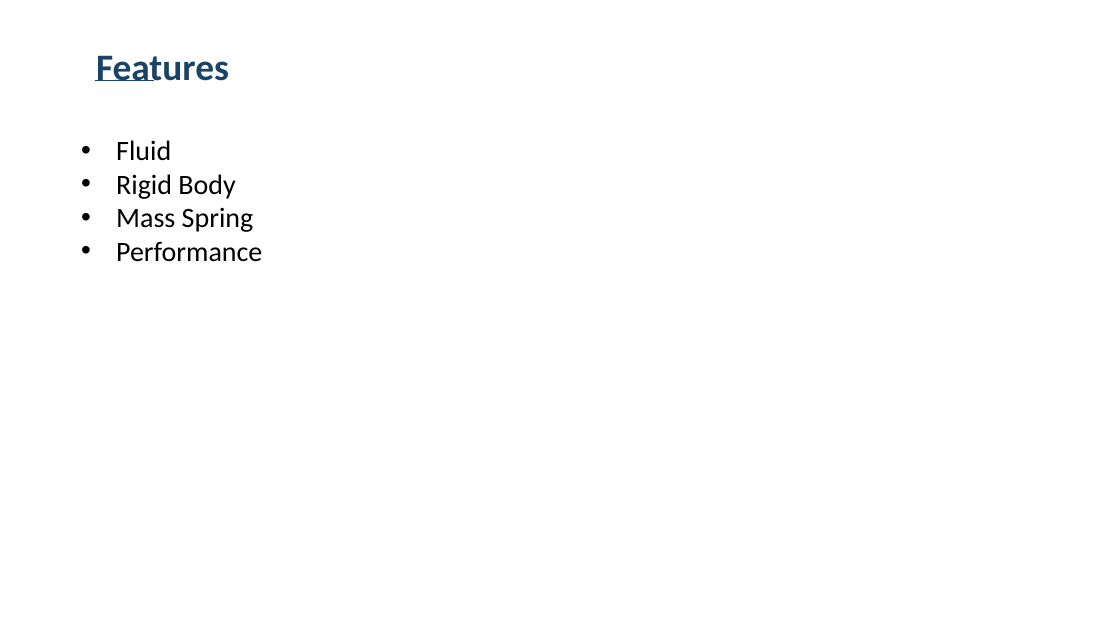
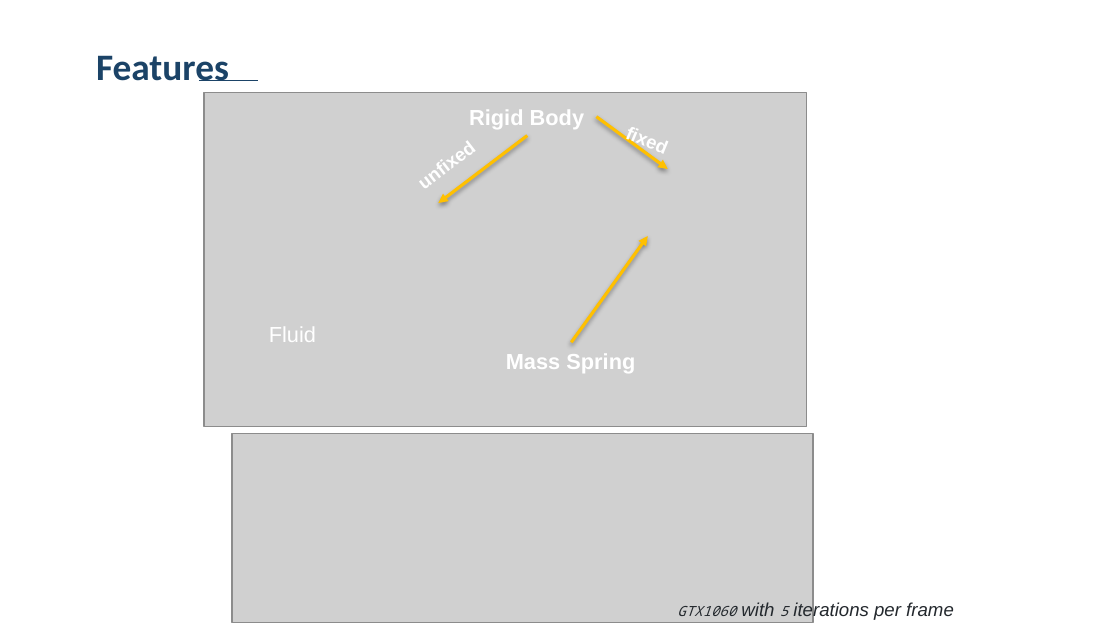
Before and after one commit to YakaAhSon/PositionBasedFluidSimulation, a slide deck: slide 5 of PositionBasedFluidSimulation.pptx. Drawn at 1120x630 pixels with LibreOffice and Linux fonts; fonts in the diff are those of the drawing; grey boxes stand for pictures; background and template pictures are left out. Boxes give left, top, right and bottom in pixels: in the first picture for what was removed or moved away, otherwise in the second. Text is boxed around its words. In the diff, an @@ line names an element or a change of style, - is before the commit and + after.

```diff
--- a/PositionBasedFluidSimulation.pptx
+++ b/PositionBasedFluidSimulation.pptx
@@ line moved from (95, 81) - (153, 81) to (199, 81) - (258, 81) @@
@@ picture added at box(204, 93, 806, 428) @@
@@ text added at box(469, 110, 584, 129), 14 pt, text #FFFFFF, bold @@
+Rigid Body
@@ arrow added from (597, 116) to (668, 169), #FFC000 2 pt @@
@@ text added at box(611, 112, 685, 168), 12 pt, text #FFFFFF, bold @@
+fixed
@@ text removed at box(116, 140, 262, 262) @@
-• Fluid
-• Rigid Body
-• Mass Spring
-• Performance
@@ text added at box(401, 124, 493, 205), 12 pt, text #FFFFFF, bold @@
+unfixed
@@ arrow added from (528, 136) to (438, 203), #FFC000 2 pt @@
@@ arrow added from (571, 343) to (647, 236), #FFC000 2 pt @@
@@ text added at box(269, 327, 316, 342), 14 pt, text #FFFFFF @@
+Fluid
@@ text added at box(506, 354, 635, 373), 14 pt, text #FFFFFF, bold @@
+Mass Spring
@@ picture added at box(232, 433, 813, 623) @@
@@ text added at box(677, 601, 954, 620), 12 pt, text #24292E, italic @@
+GTX1060 with 5 iterations per frame
```
Also in this commit, not shown: 1 other slide changed, 1 slide added.
